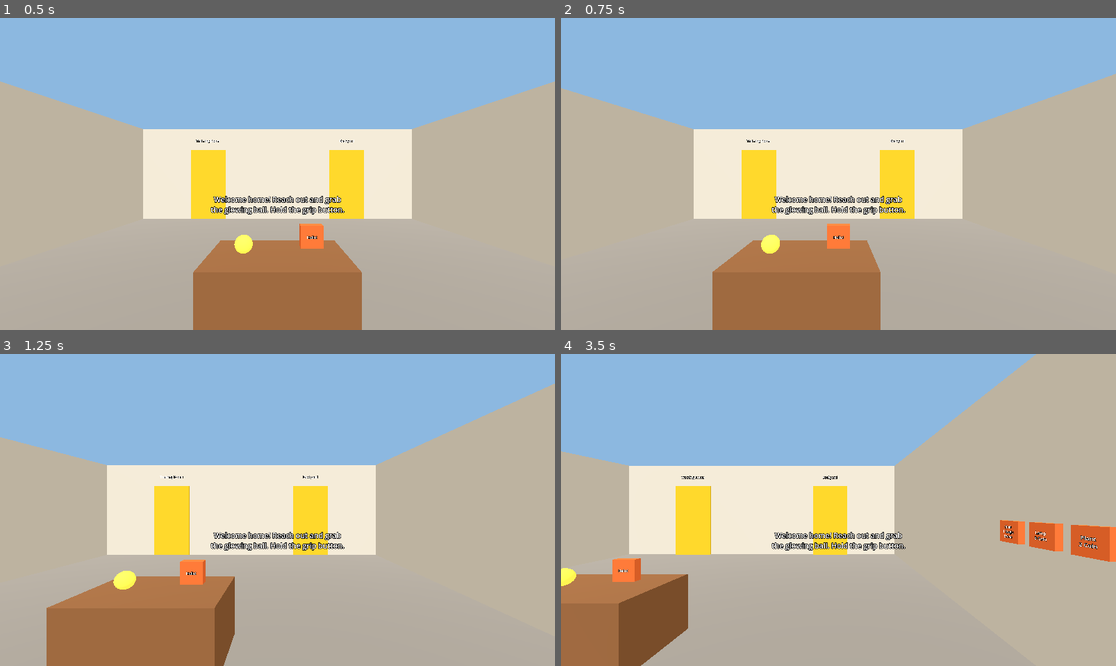
Above: before the commit, frames 1-4 (two rows, left to right).
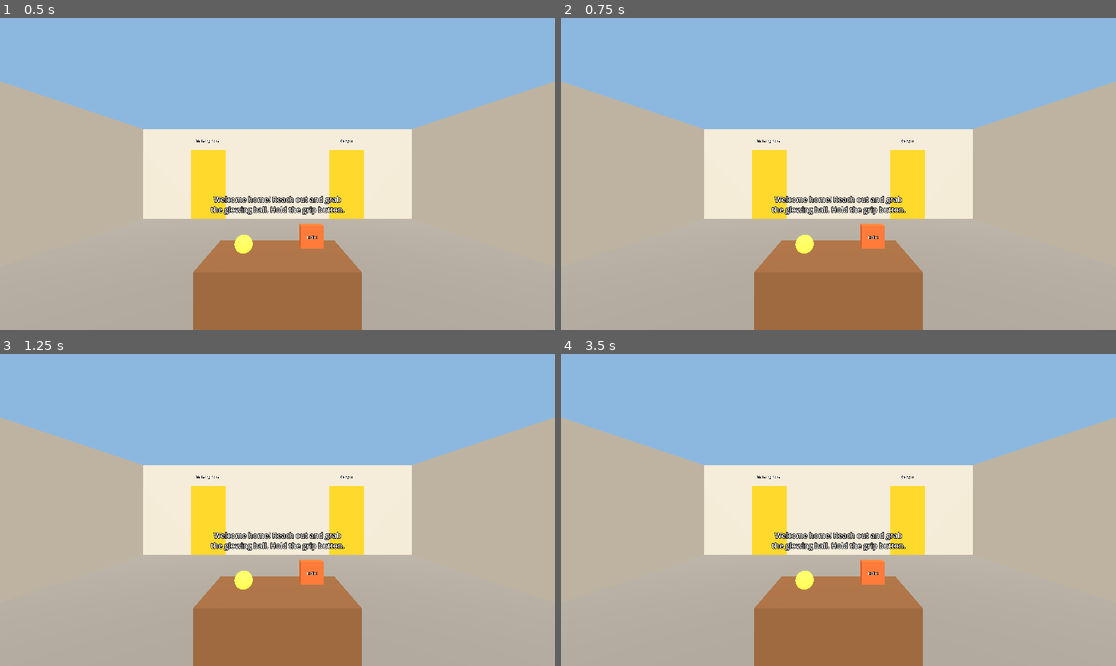
Above: after the commit, the same moments.

Repository: rice00000/wmw-xr-vision
Game: Godot game, scene res://main.tscn
Two runs of this game, one before a commit and one after it. Both use one fixed random seed, a clock stepped at 60 frames per second and the inputs below.
Inputs:
- Up to frame 1 (0.5 s): no input
- Up to frame 2 (0.75 s): hold D from 0.53 s (still down)
- Up to frame 3 (1.25 s): keep holding D
- Up to frame 4 (3.5 s): release D at 1.28 s; hold S 1.28-2.03 s; hold D 2.03-2.78 s; hold W from 2.78 s (still down)

Frame 1 is identical in both runs. In frame 2, 8.5% of the frame differs, in the area x 0-100%, y 17-100%; in frame 3, 27%; in frame 4, 37%, in the area x 0-100%, y 0-100%.

Commit message:
remove pc controls,  xr imulator only

Diff:
--- a/core/game.gd
+++ b/core/game.gd
@@ -5,9 +5,12 @@
 const PLAYER_SCENE := "res://player/player.tscn"
 ## Seconds the view stays faded out while a level loads.
 const FADE_TIME := 0.25
+## There is no flat-screen mode: PC / Mac run the same XR code through an OpenXR runtime.
+const NO_RUNTIME_MESSAGE := """No OpenXR runtime found.
 
-## True when an OpenXR session drives the screen; false means desktop fallback.
-var is_xr := false
+On PC / Mac, open Meta XR Simulator and switch on its OpenXR runtime toggle
+(or start Quest Link / SteamVR), then run the game again."""
+
 ## The active player rig. Registers itself when it enters the tree.
 var player: Node3D
 ## The active level root. Set by Level when it becomes ready.
@@ -70,9 +73,10 @@
 func _start_xr() -> void:
 	_xr = XRServer.find_interface("OpenXR")
 	if _xr == null or not _xr.is_initialized():
-		print("[Game] No XR runtime, using desktop mode.")
+		if DisplayServer.get_name() != "headless": # the smoke test runs without XR on purpose
+			push_error(NO_RUNTIME_MESSAGE)
+			OS.alert.call_deferred(NO_RUNTIME_MESSAGE, "XRVision") # after Save is ready: the alert steals focus
 		return
-	is_xr = true
 	var viewport := get_viewport()
 	viewport.use_xr = true
 	if RenderingServer.get_rendering_device():
--- a/main.tscn
+++ b/main.tscn
@@ -1,8 +1,8 @@
-[gd_scene format=3]
+[gd_scene format=3 uid="uid://2nekuvimv1dk"]
 
-[ext_resource type="Script" path="res://main.gd" id="1_main"]
+[ext_resource type="Script" uid="uid://p3x53ib0e4ye" path="res://main.gd" id="1_main"]
 
-[node name="Main" type="Node3D"]
+[node name="Main" type="Node3D" unique_id=782949159]
 script = ExtResource("1_main")
 
-[node name="Level" type="Node3D" parent="."]
+[node name="Level" type="Node3D" parent="." unique_id=661724877]
--- a/modules/save/save.gd
+++ b/modules/save/save.gd
@@ -30,6 +30,8 @@
 
 
 func _notification(what: int) -> void:
+	if not is_inside_tree(): # app focus can change before we're ready (e.g. an XR runtime window)
+		return
 	match what:
 		NOTIFICATION_WM_CLOSE_REQUEST, NOTIFICATION_APPLICATION_PAUSED, NOTIFICATION_APPLICATION_FOCUS_OUT:
 			write()
--- a/player/hand.gd
+++ b/player/hand.gd
@@ -2,7 +2,7 @@
 extends Area3D
 ## A hand. Grabs Grabbable bodies and touches anything that has a touch(hand) method.
 ##
-## Driven by its parent XRController3D, or by DesktopControls when there's no headset.
+## Driven by its parent XRController3D.
 ## Interaction is duck-typed: objects don't need to know about hands, they just
 ## implement touch() (see Touchable) or extend Grabbable.
 
@@ -12,7 +12,8 @@
 ## The body currently held, or null.
 var held: Grabbable
 
-var _controller: XRController3D
+@onready var _controller := get_parent() as XRController3D
+
 var _offset := Transform3D.IDENTITY
 var _velocity := Vector3.ZERO
 var _last_position := Vector3.ZERO
@@ -21,10 +22,8 @@
 func _ready() -> void:
 	add_to_group(&"hand")
 	area_entered.connect(_on_area_entered)
-	_controller = get_parent() as XRController3D
-	if _controller:
-		_controller.button_pressed.connect(_on_button_pressed)
-		_controller.button_released.connect(_on_button_released)
+	_controller.button_pressed.connect(_on_button_pressed)
+	_controller.button_released.connect(_on_button_released)
 
 
 func grab() -> void:
@@ -46,10 +45,9 @@
 	held = null
 
 
-## Short controller vibration. Does nothing on desktop.
+## Short controller vibration.
 func pulse(strength := 0.5, duration := 0.08) -> void:
-	if _controller:
-		_controller.trigger_haptic_pulse(&"haptic", 0.0, strength, duration, 0.0)
+	_controller.trigger_haptic_pulse(&"haptic", 0.0, strength, duration, 0.0)
 
 
 func _physics_process(delta: float) -> void:
--- a/player/locomotion.gd
+++ b/player/locomotion.gd
@@ -1,5 +1,5 @@
 extends Node
-## Smooth movement (left stick, or WASD on desktop) and snap turning (right stick).
+## Smooth movement (left stick) and snap turning (right stick).
 ## Stops at walls. Delete this node for room-scale / teleport-only play.
 
 @export var enabled := true
@@ -18,7 +18,7 @@
 func _physics_process(delta: float) -> void:
 	if not enabled:
 		return
-	var stick := _left.get_vector2(&"primary") + _keyboard()
+	var stick := _left.get_vector2(&"primary")
 	if stick.length() > deadzone:
 		_move(stick.limit_length(1.0), delta)
 	_snap_turn(_right.get_vector2(&"primary"))
@@ -47,9 +47,3 @@
 	pivot.y = _origin.global_position.y
 	var turn := Transform3D(Basis(Vector3.UP, deg_to_rad(snap_degrees) * -signf(stick.x)), Vector3.ZERO)
 	_origin.global_transform = (turn * _origin.global_transform.translated(-pivot)).translated(pivot)
-
-
-func _keyboard() -> Vector2:
-	return Vector2(
-		float(Input.is_physical_key_pressed(KEY_D)) - float(Input.is_physical_key_pressed(KEY_A)),
-		float(Input.is_physical_key_pressed(KEY_W)) - float(Input.is_physical_key_pressed(KEY_S)))
--- a/player/player.gd
+++ b/player/player.gd
@@ -7,7 +7,7 @@
 ##   - it sets Game.player to itself,
 ##   - its hands call touch() / grab() on things (see hand.gd),
 ##   - its head calls player_entered() on Zones.
-## Child nodes (Locomotion, Teleport, DesktopControls, Subtitle...) can be deleted freely.
+## Child nodes (Locomotion, Teleport, Subtitle...) can be deleted freely.
 
 @onready var camera := $Camera as XRCamera3D
 
--- a/player/player.tscn
+++ b/player/player.tscn
@@ -7,7 +7,6 @@
 [ext_resource type="Script" path="res://player/wrist_info.gd" id="5_wrist"]
 [ext_resource type="Script" path="res://player/locomotion.gd" id="6_locomotion"]
 [ext_resource type="Script" path="res://player/teleport.gd" id="7_teleport"]
-[ext_resource type="Script" path="res://player/desktop_controls.gd" id="8_desktop"]
 
 [sub_resource type="SphereShape3D" id="SphereShape3D_head"]
 radius = 0.15
@@ -116,6 +115,3 @@
 cast_shadow = 0
 mesh = SubResource("CylinderMesh_marker")
 surface_material_override/0 = SubResource("StandardMaterial3D_marker")
-
-[node name="DesktopControls" type="Node" parent="."]
-script = ExtResource("8_desktop")
--- a/project.godot
+++ b/project.godot
@@ -27,6 +27,12 @@
 Vision="*res://modules/vision/vision.gd"
 Voice="*res://modules/voice/voice.gd"
 
+[display]
+
+window/size/window_width_override.macos=320
+window/size/window_height_override.macos=180
+window/size/always_on_top.macos=true
+
 [physics]
 
 3d/physics_engine="Jolt Physics"
@@ -39,8 +45,7 @@
 
 [xr]
 
-openxr/enabled=false
+openxr/enabled=true
+openxr/startup_alert=false
+shaders/enabled=true
 openxr/enabled.android=true
-openxr/startup_alert=false
-openxr/extensions/hand_tracking=false
-shaders/enabled=true
--- a/tests/smoke_test.gd
+++ b/tests/smoke_test.gd
@@ -1,6 +1,6 @@
 extends Node
 ## Headless smoke test of the first-playable loop. Run:
-##   godot --headless --path . res://tests/smoke_test.tscn -- --slot=smoke_test
+##   godot --headless --xr-mode off --path . res://tests/smoke_test.tscn -- --slot=smoke_test
 ## Uses its own save slot, so it never touches real progress. Exit code 0 = all passed.
 
 var _failures := 0
Not shown, added: tests/smoke_test.gd.uid
Not shown, changed: README.md
